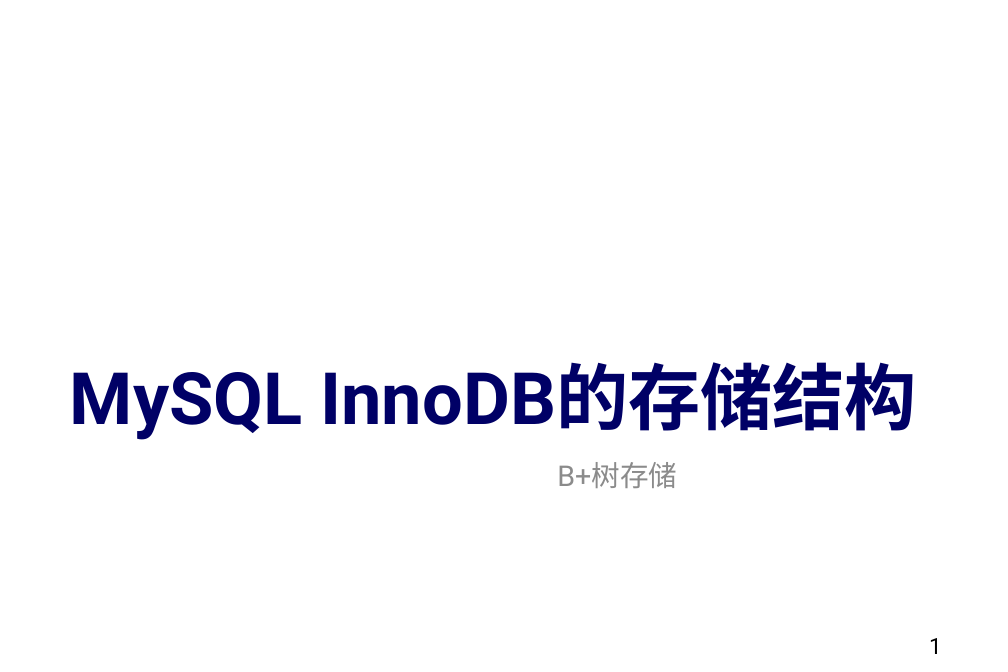
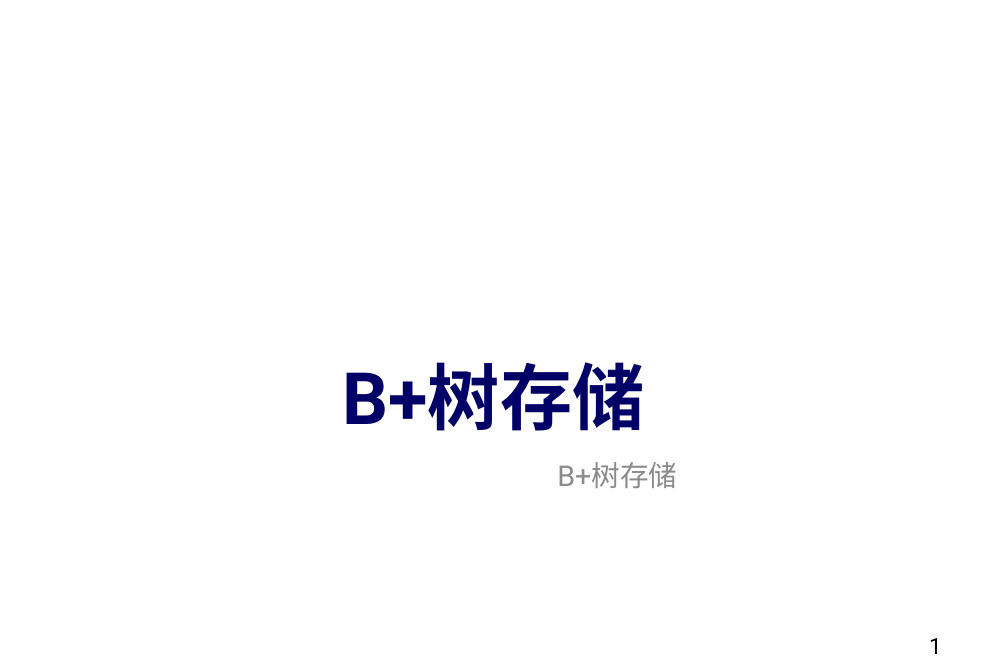
Before and after one commit to dase314/dase314.github.io, a slide deck: slide 1 of files/W4-BufferPool.pptx. Drawn at 1008x672 pixels with LibreOffice and Linux fonts; fonts in the diff are those of the drawing. Boxes give left, top, right and bottom in pixels: in the first picture for what was removed or moved away, otherwise in the second. Text is boxed around its words. In the diff, an @@ line names an element or a change of style, - is before the commit and + after.

```diff
--- a/files/W4-BufferPool.pptx
+++ b/files/W4-BufferPool.pptx
@@ title at (343,362,645,431): text changed @@
-MySQL InnoDB的存储结构
+B+树存储
```
Also in this commit, not shown: 1 slide added, 3 other files.
